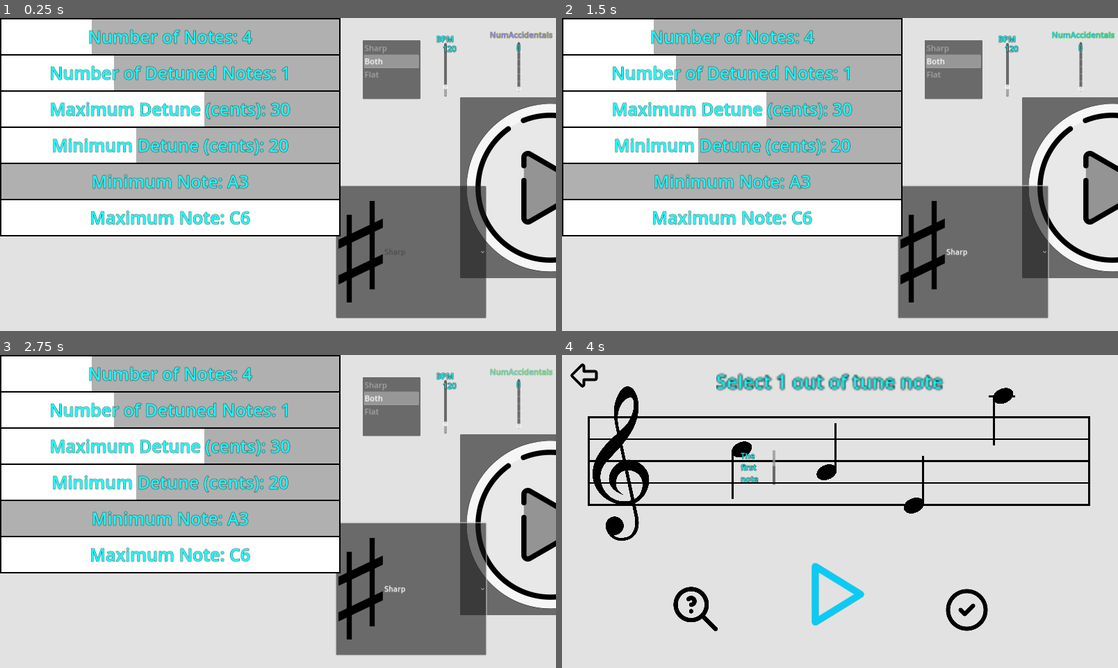
Above: before the commit, frames 1-4 (two rows, left to right).
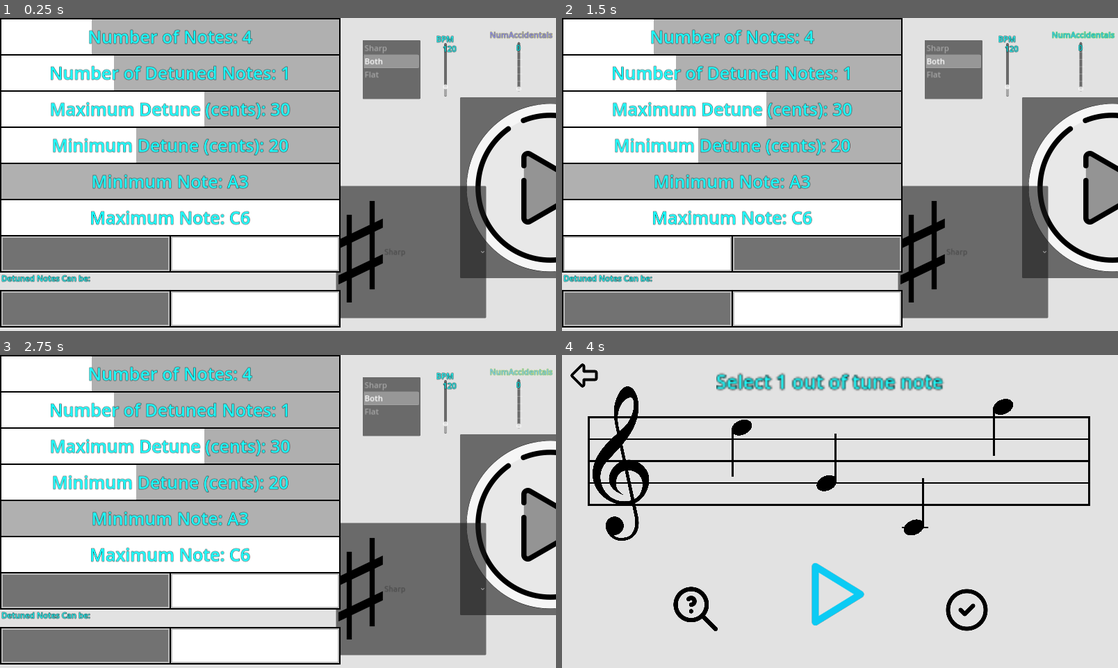
Above: after the commit, the same moments.

Repository: Sniggiho/COMP225-Reluna
Game: Godot game, scene res://Scenes/FreeplaySettingsMenu/FreeplaySettingsMenu.tscn
Same seed, same stepped clock (60 frames per second), same inputs: the game is played once before the commit and once after it. This scene is started directly instead of the project's main scene.
Inputs (mouse positions are in pixels of both pictures, inside the frame that each line leads up to):
- Up to frame 1 (0.25 s): no input
- Up to frame 2 (1.5 s): click "Sharp" at 0.5 s; click (645, 252) at 1.27 s
- Up to frame 3 (2.75 s): click (255, 589) at 2.02 s
- Up to frame 4 (4 s): click (1112, 524) at 2.75 s; click (739, 448) at 3.52 s

The runs differ from the first frame. In frame 1, 15% of the frame differs, in the area x 0-62%, y 69-99%; in frame 2, 15%; in frame 3, 15%, in the area x 0-88%, y 53-99%; in frame 4, 1.3%.

Commit message:
Item List Improvements

Diff:
--- a/Project/Scenes/FreeplaySettingsMenu/FreeplaySettingsMenu.tscn
+++ b/Project/Scenes/FreeplaySettingsMenu/FreeplaySettingsMenu.tscn
@@ -14,6 +14,7 @@
 [ext_resource type="PackedScene" uid="uid://cdkxlettgjlwb" path="res://Scenes/NewHSlider/NewHSlider.tscn" id="18_2jqco"]
 [ext_resource type="Script" path="res://Scenes/FreeplaySettingsMenu/MinNote2.gd" id="19_08umj"]
 [ext_resource type="Script" path="res://Scenes/FreeplaySettingsMenu/NumNotes2.gd" id="19_amv7j"]
+[ext_resource type="PackedScene" uid="uid://cc8js46hls3gt" path="res://Scenes/NewItemList/NewItemList.tscn" id="19_ik1lg"]
 [ext_resource type="Script" path="res://Scenes/FreeplaySettingsMenu/NumDetunedNotes.gd" id="20_d2nyq"]
 [ext_resource type="Script" path="res://Scenes/FreeplaySettingsMenu/MaxNote2.gd" id="20_ivtfm"]
 [ext_resource type="Script" path="res://Scenes/FreeplaySettingsMenu/MaxDetuneCents2.gd" id="21_oi6lf"]
@@ -171,7 +172,7 @@
 value = 0.0
 script = ExtResource("19_08umj")
 text = "Minimum Note"
-maxActualValue = 0
+maxActualValue = -1
 height = 100.0
 
 [node name="MaxNote" parent="NotesSettings" instance=ExtResource("18_2jqco")]
@@ -182,6 +183,28 @@
 script = ExtResource("20_ivtfm")
 text = "Maximum Note"
 height = 100.0
+
+[node name="BySharps" parent="NotesSettings" instance=ExtResource("19_ik1lg")]
+custom_minimum_size = Vector2(0, 100)
+layout_mode = 2
+negativeColor = Color(0.445313, 0.445313, 0.445313, 1)
+positiveColor = Color(1, 1, 1, 1)
+type = 0
+
+[node name="VBoxContainer" type="VBoxContainer" parent="NotesSettings"]
+custom_minimum_size = Vector2(0, 150)
+layout_mode = 2
+
+[node name="RichTextLabel" type="RichTextLabel" parent="NotesSettings/VBoxContainer"]
+custom_minimum_size = Vector2(0, 50)
+layout_mode = 2
+text = "Detuned Notes Can be:"
+
+[node name="DetuneDirection" parent="NotesSettings/VBoxContainer" instance=ExtResource("19_ik1lg")]
+custom_minimum_size = Vector2(0, 100)
+layout_mode = 2
+negativeColor = Color(0.447059, 0.447059, 0.447059, 1)
+positiveColor = Color(1, 1, 1, 1)
 
 [connection signal="item_selected" from="DetuneDirection" to="DetuneDirection" method="_on_item_selected"]
 [connection signal="pressed" from="PlayButton" to="." method="_on_button_pressed"]
--- a/Project/Scenes/NewItemList/NewItemList.gd
+++ b/Project/Scenes/NewItemList/NewItemList.gd
@@ -18,8 +18,7 @@
 
 # Called when the node enters the scene tree for the first time.
 func _ready():
-
-	pass # Replace with function body.
+	_updateButtonColor()
 
 
 # Called every frame. 'delta' is the elapsed time since the previous frame.
@@ -48,46 +47,51 @@
 	$FlatButton/ColorRect.position = Vector2(backgroundMargin, backgroundMargin)
 	$FlatButton/ColorRect.size = $FlatButton.size - 2 * Vector2(backgroundMargin, backgroundMargin)
 
+	if Engine.is_editor_hint():
+		_updateButtonColor()
 
+
+
+func _updateButtonColor() -> void:
 	if sharpPressed:
-		$SharpButton/ColorRect.color = Color(0.5, 0.5, 0.9)
+		$SharpButton/ColorRect.color = positiveColor # Color(0.5, 0.5, 0.9)
 	else:
-		$SharpButton/ColorRect.color = Color(0.5, 0.5, 0.5)
+		$SharpButton/ColorRect.color = negativeColor # Color(0.5, 0.5, 0.5)
 
 	if flatPressed:
-		$FlatButton/ColorRect.color = Color(0.5, 0.5, 0.9)
+		$FlatButton/ColorRect.color = positiveColor # Color(0.5, 0.5, 0.9)
 	else:
-		$FlatButton/ColorRect.color = Color(0.5, 0.5, 0.5)
+		$FlatButton/ColorRect.color = negativeColor # Color(0.5, 0.5, 0.5)
 
 
 func _on_sharp_button_pressed():
 	if doubleSelect:
-		if not sharpPressed or flatPressed:
-			sharpPressed = !sharpPressed
+		sharpPressed = !sharpPressed
+		if not sharpPressed and not flatPressed:
+			flatPressed = true
 	else:
 		sharpPressed = !sharpPressed
 		flatPressed = true if not sharpPressed else false
-		buttonsChanged.emit()
-
-		pass
+	buttonsChanged.emit()
 
 
 func _on_flat_button_pressed():
 	if doubleSelect:
-		if sharpPressed or not flatPressed:
-			flatPressed = !flatPressed
+		flatPressed = !flatPressed
+		if not sharpPressed and not flatPressed:
+			sharpPressed = true
 	else:
 		flatPressed = !flatPressed
 		sharpPressed = true if not flatPressed else false
-		buttonsChanged.emit()
-		pass
+	buttonsChanged.emit()
 
 
+# Connected from self
+# As designed, any time a button is clicked it will update itself and maybe the other one
 func _on_buttons_changed():
 	if type == option.AccidentalChoice:
 		GLevelData.bySharps = sharpPressed
 	else:
 		# if both selected, it's 0. -1 if just flat, 1 if just sharp
 		GLevelData.detuneDir = int(sharpPressed) - int(flatPressed)
-		pass
-	pass # Replace with function body.
+	_updateButtonColor()
--- a/Project/Scenes/NewItemList/NewItemList.tscn
+++ b/Project/Scenes/NewItemList/NewItemList.tscn
@@ -9,35 +9,36 @@
 [node name="NewItemList" type="Control"]
 layout_mode = 3
 anchors_preset = 0
-offset_left = 168.0
-offset_top = 54.0
-offset_right = 862.0
-offset_bottom = 409.0
+offset_right = 1042.0
+offset_bottom = 194.0
 script = ExtResource("1_b6lh1")
-flatPressed = false
+sharpPressed = false
+negativeColor = Color(0.478431, 0.32549, 0.396078, 1)
+positiveColor = Color(0.0941176, 0.576471, 0.168627, 1)
+type = 1
 
 [node name="Background" type="ColorRect" parent="."]
 layout_mode = 0
 offset_left = -4.0
 offset_top = -4.0
-offset_right = 698.0
-offset_bottom = 359.0
+offset_right = 1046.0
+offset_bottom = 198.0
 mouse_filter = 2
 color = Color(0, 0, 0, 1)
 metadata/_edit_lock_ = true
 
 [node name="ColorRect" type="ColorRect" parent="."]
 layout_mode = 0
-offset_right = 694.0
-offset_bottom = 355.0
+offset_right = 1042.0
+offset_bottom = 194.0
 mouse_filter = 2
 color = Color(0.72549, 0.72549, 0.72549, 1)
 metadata/_edit_lock_ = true
 
 [node name="SharpButton" type="Button" parent="."]
 layout_mode = 2
-offset_right = 345.0
-offset_bottom = 355.0
+offset_right = 519.0
+offset_bottom = 194.0
 theme_override_styles/focus = SubResource("StyleBoxEmpty_jsukl")
 flat = true
 metadata/_edit_lock_ = true
@@ -46,17 +47,17 @@
 layout_mode = 0
 offset_left = 4.0
 offset_top = 4.0
-offset_right = 341.0
-offset_bottom = 351.0
+offset_right = 515.0
+offset_bottom = 190.0
 mouse_filter = 2
-color = Color(0.5, 0.5, 0.9, 1)
+color = Color(0.478431, 0.32549, 0.396078, 1)
 metadata/_edit_lock_ = true
 
 [node name="FlatButton" type="Button" parent="."]
 layout_mode = 2
-offset_left = 349.0
-offset_right = 694.0
-offset_bottom = 355.0
+offset_left = 523.0
+offset_right = 1042.0
+offset_bottom = 194.0
 theme_override_styles/focus = SubResource("StyleBoxEmpty_7w4nd")
 flat = true
 metadata/_edit_lock_ = true
@@ -65,18 +66,49 @@
 layout_mode = 0
 offset_left = 4.0
 offset_top = 4.0
-offset_right = 341.0
-offset_bottom = 351.0
+offset_right = 515.0
+offset_bottom = 190.0
 mouse_filter = 2
-color = Color(0.5, 0.5, 0.5, 1)
+color = Color(0.0941176, 0.576471, 0.168627, 1)
 metadata/_edit_lock_ = true
 
 [node name="Line2D" type="Line2D" parent="."]
-points = PackedVector2Array(347, 0, 347, 355)
+points = PackedVector2Array(521, 0, 521, 194)
 width = 4.0
 default_color = Color(0, 0, 0, 1)
 metadata/_edit_lock_ = true
 
+[node name="HBoxContainer" type="HBoxContainer" parent="."]
+visible = false
+layout_mode = 0
+offset_left = -1.0
+offset_top = 261.0
+offset_right = 999.0
+offset_bottom = 461.0
+theme_override_constants/separation = 0
+
+[node name="Sharp" type="CenterContainer" parent="HBoxContainer"]
+layout_mode = 2
+
+[node name="Button" type="Button" parent="HBoxContainer/Sharp"]
+custom_minimum_size = Vector2(500, 200)
+layout_mode = 2
+
+[node name="Text" type="RichTextLabel" parent="HBoxContainer/Sharp"]
+layout_mode = 2
+text = "Sharp"
+
+[node name="Flat" type="CenterContainer" parent="HBoxContainer"]
+layout_mode = 2
+
+[node name="Button" type="Button" parent="HBoxContainer/Flat"]
+custom_minimum_size = Vector2(500, 200)
+layout_mode = 2
+
+[node name="Text" type="RichTextLabel" parent="HBoxContainer/Flat"]
+layout_mode = 2
+text = "Flat"
+
 [connection signal="buttonsChanged" from="." to="." method="_on_buttons_changed"]
 [connection signal="pressed" from="SharpButton" to="." method="_on_sharp_button_pressed"]
 [connection signal="pressed" from="FlatButton" to="." method="_on_flat_button_pressed"]
Not shown: 1 places in Project/Scenes/FreeplaySettingsMenu/FreeplaySettingsMenu.tscn that only renumber resources
